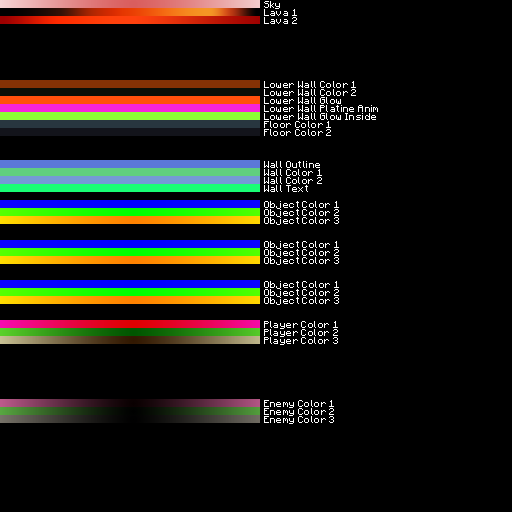
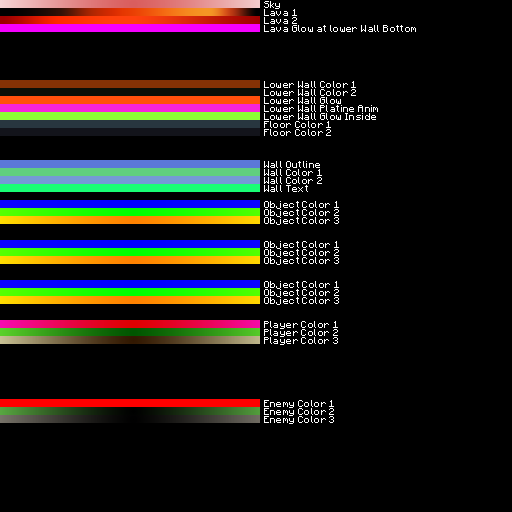
The second 512x512 image is a revision of the first. Changes to its layers:
added layer "Lava Glow at lower Wall Bottom" in group "World" over (264, 25, 416, 32)
added layer "Rectangle 1 copy 8" in group "World" over (0, 24, 260, 32)
painted on "Rectangle 1" (8th of 8, in "Enemy") over (0, 399, 260, 407)
